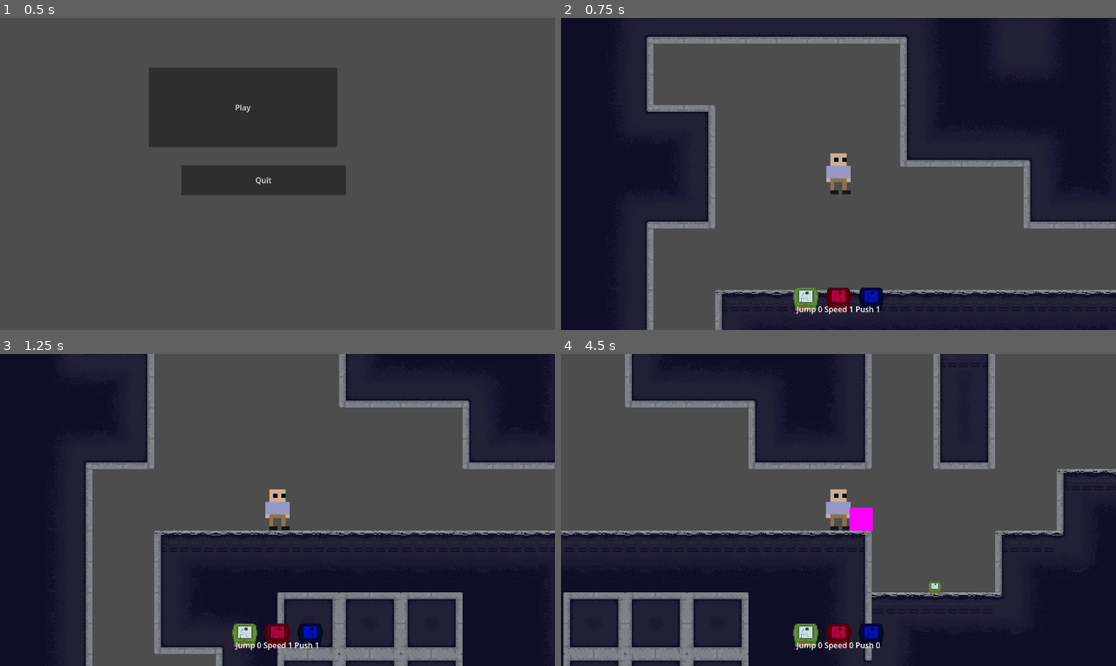
Above: before the commit, frames 1-4 (two rows, left to right).
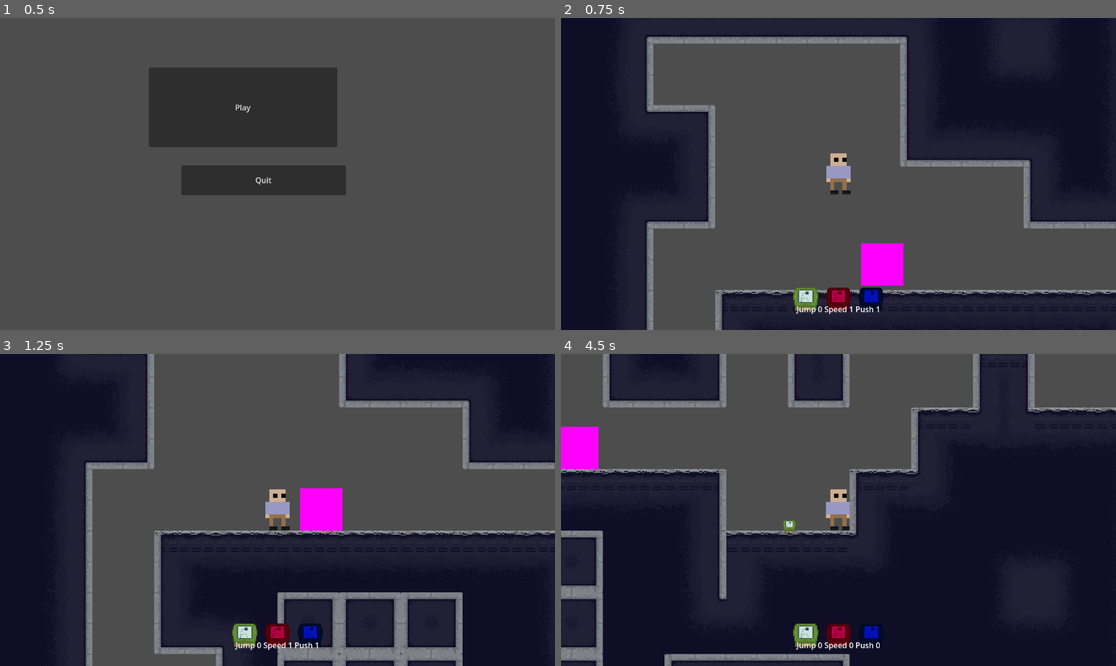
Above: after the commit, the same moments.

Repository: VehvilainenPooki/ModeGame
Game: Godot game, scene res://Main.tscn
Same seed, same stepped clock (60 frames per second), same inputs: the game is played once before the commit and once after it.
Inputs:
- Up to frame 1 (0.5 s): no input
- Up to frame 2 (0.75 s): click "Play" at 0.5 s
- Up to frame 3 (1.25 s): no input
- Up to frame 4 (4.5 s): tap Enter (ui_accept) at 1.25 s; hold 3 (MODE_PUSH) 1.28-2.03 s; hold Right (ui_right) 1.28-2.78 s; tap 1 (MODE_JUMP) at 1.52, 2.27, 3.77 s; tap 2 (MODE_SPEED) at 2.1, 3.6 s; hold Left (ui_left) 2.78-3.53 s; hold 3 (MODE_PUSH) 2.78-3.53 s; hold Right (ui_right) from 3.53 s (still down); hold 3 (MODE_PUSH) from 4.28 s (still down)

Frame 1 is identical in both runs. In frame 2, 1.1% of the frame differs, in the area x 54-62%, y 72-86%; in frame 3, 1.1%; in frame 4, 42%, in the area x 0-100%, y 0-100%.
Error before the commit: Parse Error: Unexpected "Identifier" in class body. (res://Objects/Crate/Crate.gd:6)

Commit message:
Jatkettu työntämistä

Diff:
--- a/Levels/Level1.tscn
+++ b/Levels/Level1.tscn
@@ -267,4 +267,4 @@
 player = NodePath("../Player")
 
 [node name="Crate" parent="." instance=ExtResource("6_3cecp")]
-position = Vector2(1064, 402)
+position = Vector2(537, 398)
--- a/Objects/Crate/Crate.gd
+++ b/Objects/Crate/Crate.gd
@@ -4,7 +4,7 @@
 var player: Player
 var moving: bool
 enum MODES {DEFAULT, JUMP, PUSH, SPEED}
-can_sleep = false
+
 # Called when the node enters the scene tree for the first time.
 func _ready():
 	moving = false
@@ -13,13 +13,16 @@
 	if body is Player and body.pushing:
 		player = body
 		moving = true
+		$".".apply_impulse(Vector2(0,0))
+		print(moving)
 
 func _on_area_2d_body_exited(body):
 	if body is Player:
 		moving = false
+		print(moving)
 
 
 func _integrate_forces(state):
 	if moving:
 		print("jou")
-		state.apply_force(Vector2(1000,-10))
+		state.apply_central_force(Vector2(1000,-10))
--- a/Objects/Crate/Crate.tscn
+++ b/Objects/Crate/Crate.tscn
@@ -1,24 +1,28 @@
-[gd_scene load_steps=5 format=3 uid="uid://c7xraoaqw8v8s"]
+[gd_scene load_steps=6 format=3 uid="uid://c7xraoaqw8v8s"]
 
 [ext_resource type="Script" path="res://Objects/Crate/Crate.gd" id="1_ll01p"]
 
+[sub_resource type="PhysicsMaterial" id="PhysicsMaterial_t2smd"]
+friction = 0.5
+
 [sub_resource type="PlaceholderTexture2D" id="PlaceholderTexture2D_6nm75"]
 
-[sub_resource type="RectangleShape2D" id="RectangleShape2D_v2jrf"]
-size = Vector2(48, 48)
+[sub_resource type="RectangleShape2D" id="RectangleShape2D_hu62v"]
+size = Vector2(88, 88)
 
 [sub_resource type="RectangleShape2D" id="RectangleShape2D_cyhwk"]
-size = Vector2(54, 52)
+size = Vector2(92, 92)
 
 [node name="Crate" type="RigidBody2D"]
+physics_material_override = SubResource("PhysicsMaterial_t2smd")
 script = ExtResource("1_ll01p")
 
 [node name="Sprite2D" type="Sprite2D" parent="."]
-scale = Vector2(48, 48)
+scale = Vector2(88, 88)
 texture = SubResource("PlaceholderTexture2D_6nm75")
 
 [node name="CollisionShape2D" type="CollisionShape2D" parent="."]
-shape = SubResource("RectangleShape2D_v2jrf")
+shape = SubResource("RectangleShape2D_hu62v")
 
 [node name="Area2D" type="Area2D" parent="."]
 
